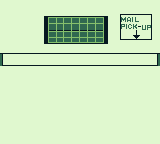
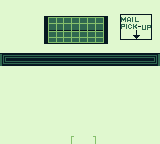
Layered file, before and after one edit (160px x 144px). Changes by layer:
painted on "M" over [3, 54, 157, 144]
